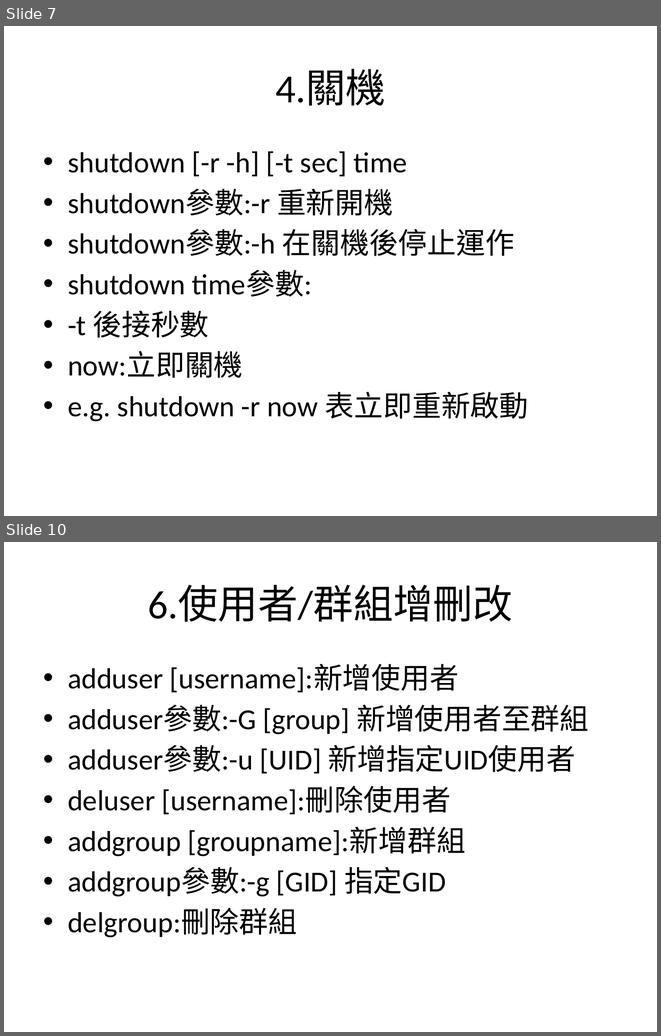
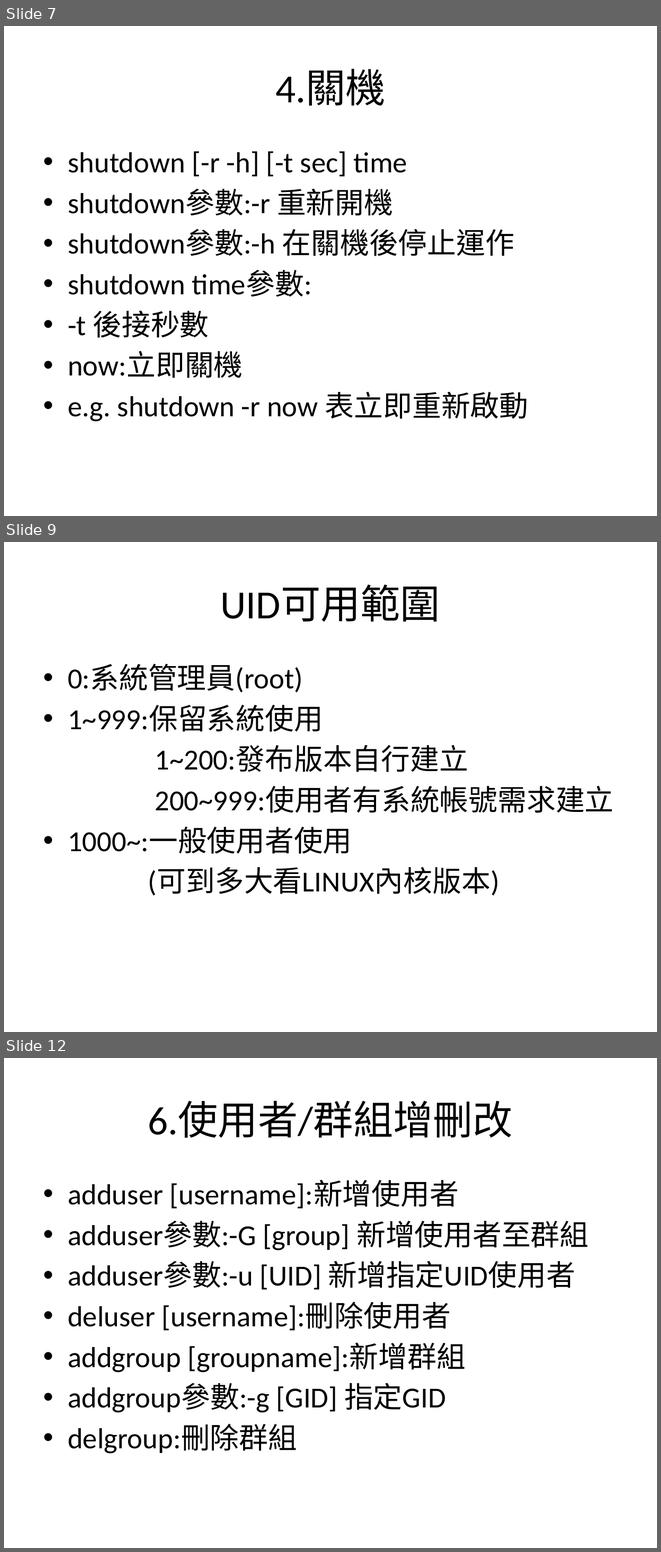
Before and after one commit to charlie11438/note, a slide deck: Linux/Linux_2.pptx. Shown one above the other, each under a label of ours: slides 7 and 10 before the commit, slides 7, 9 and 12 after it; the slides between them are not shown. The pictures are 661x1036 and 661x1552 pixels, drawn with LibreOffice and Linux fonts; fonts in the diff are those of the drawing. Boxes give left, top, right and bottom in pixels: in the first picture for what was removed or moved away, otherwise in the second. Text is boxed around its words. In the diff, an @@ line names an element or a change of style, - is before the commit and + after.

```diff
--- a/Linux/Linux_2.pptx
+++ b/Linux/Linux_2.pptx
@@ slide 9 added at [4,542,657,1032], background #FFFFFF @@
@@ title added at [220,585,440,622], 44 pt, text #000000 @@
+UID可用範圍
@@ text added at [68,664,614,896], 32 pt, text #000000 @@
+• 0:系統管理員(root)
+• 1~999:保留系統使用
+1~200:發布版本自行建立
+200~999:使用者有系統帳號需求建立
+• 1000~:一般使用者使用
+(可到多大看LINUX內核版本)
@@ what was slide 10 is now slide 12 @@
```
Also in this commit, not shown: 3 slides changed, 2 other slides added, 1 slide removed.
